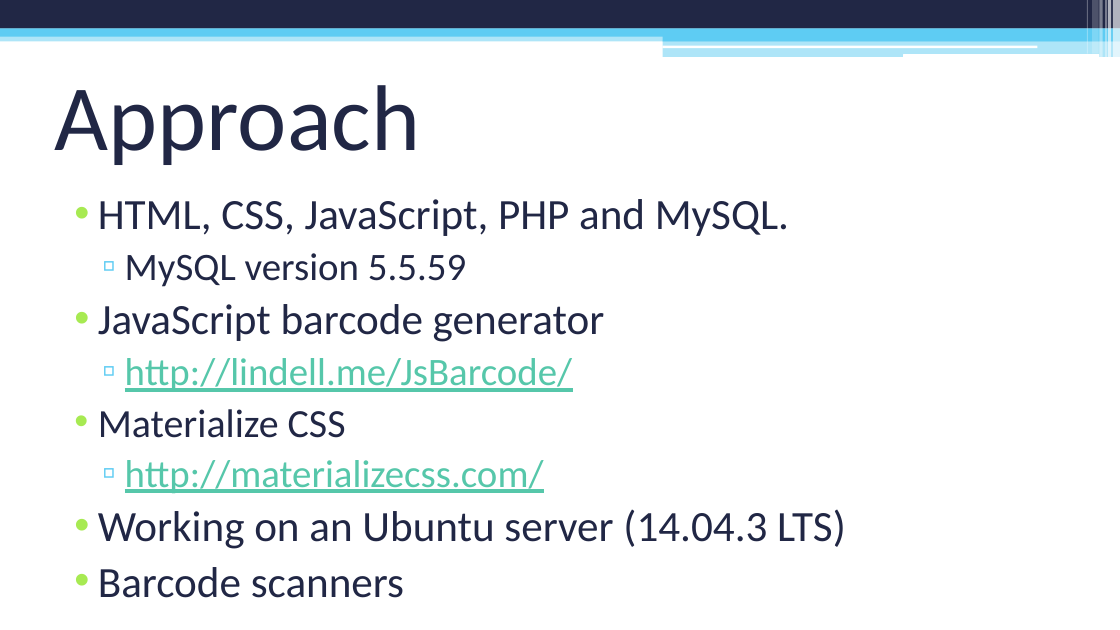
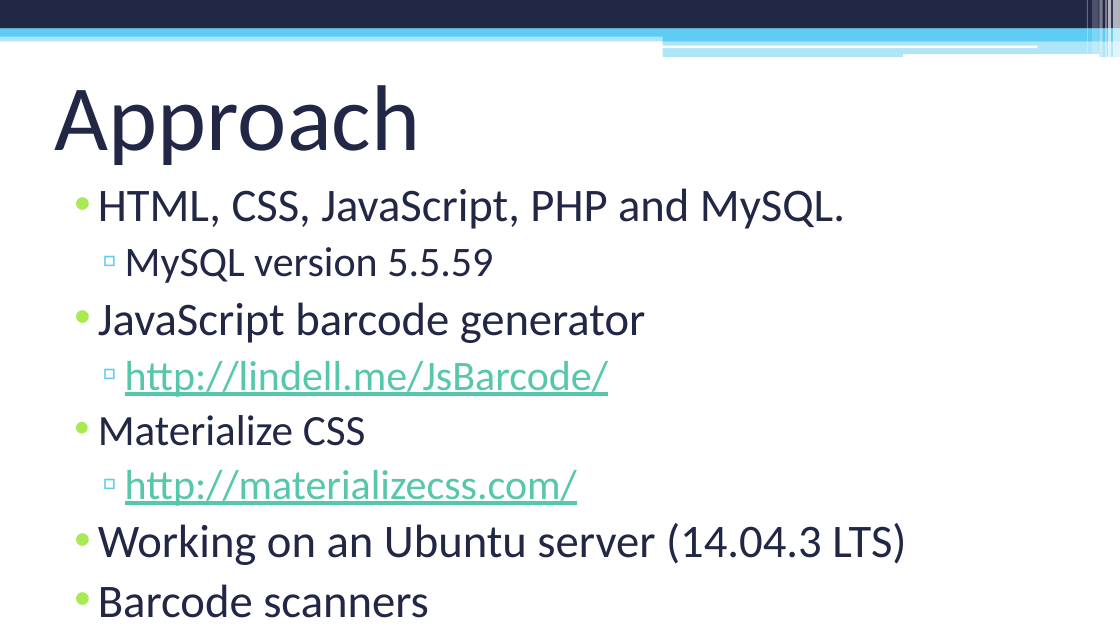
Before and after one commit to sylve0n/CIS260-PowerPoint, a slide deck: slide 6 of PC Repair Clinic Inventory System.pptx. Drawn at 1120x630 pixels with LibreOffice and Linux fonts; fonts in the diff are those of the drawing. Boxes give left, top, right and bottom in pixels: in the first picture for what was removed or moved away, otherwise in the second. Text is boxed around its words. In the diff, an @@ line names an element or a change of style, - is before the commit and + after.

```diff
--- a/PC Repair Clinic Inventory System.pptx
+++ b/PC Repair Clinic Inventory System.pptx
@@ text "HTML, CSS, JavaScript, PHP and ...": place and size @@
-text "HTML, CSS, JavaScript, PHP and ..." at box(98, 199, 846, 598)
+text "HTML, CSS, JavaScript, PHP and ..." at box(98, 188, 906, 618)
@@ text "HTML, CSS, JavaScript, PHP and ..." at box(98, 188, 906, 618): size 37 to 40 pt in "HTML, CSS, JavaScript, PHP and MySQL.", "JavaScript barcode generator", "Working on an Ubuntu server (14.04.3 LTS)", "Barcode scanners"; size 33.3 to 36 pt in "MySQL version 5.5.59", "http://lindell.me/JsBarcode/", "http://materializecss.com/"; size 34.2 to 37 pt in "Materialize CSS" @@
```
Also in this commit, not shown: 4 other slides changed, 1 other file.
